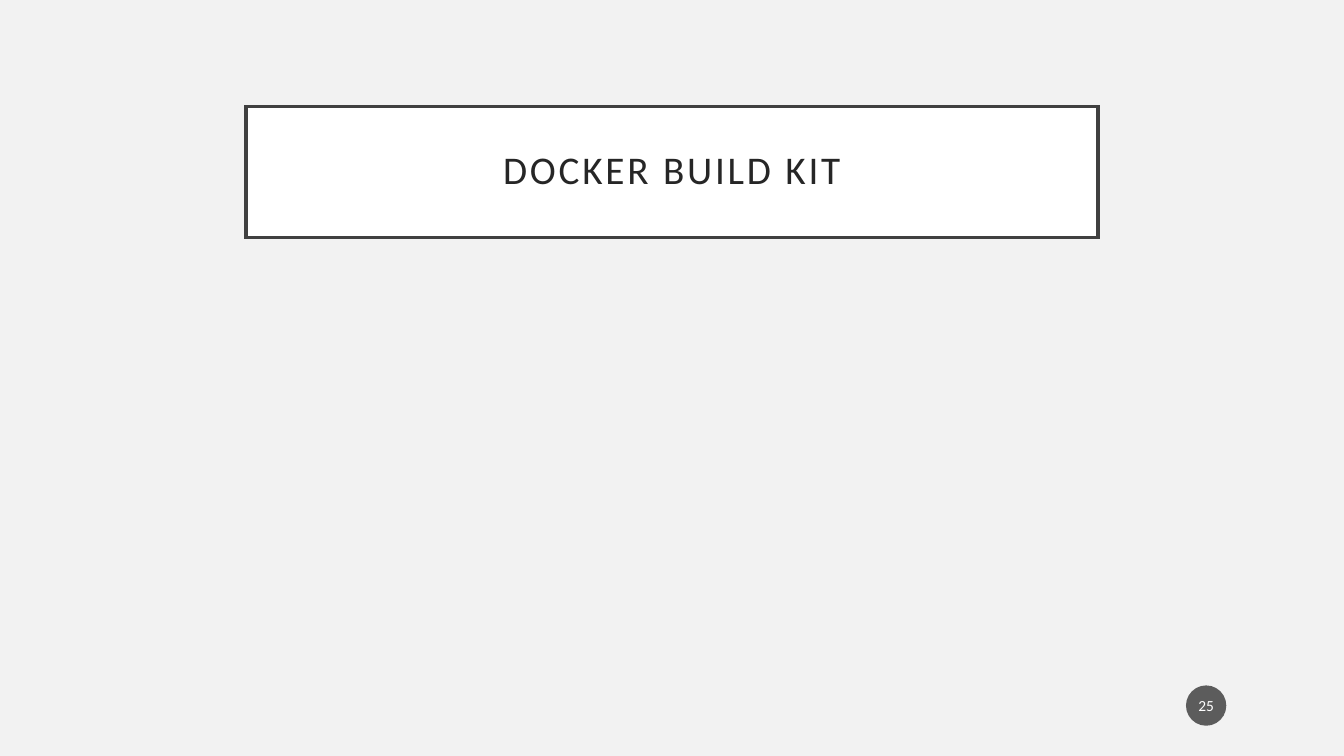
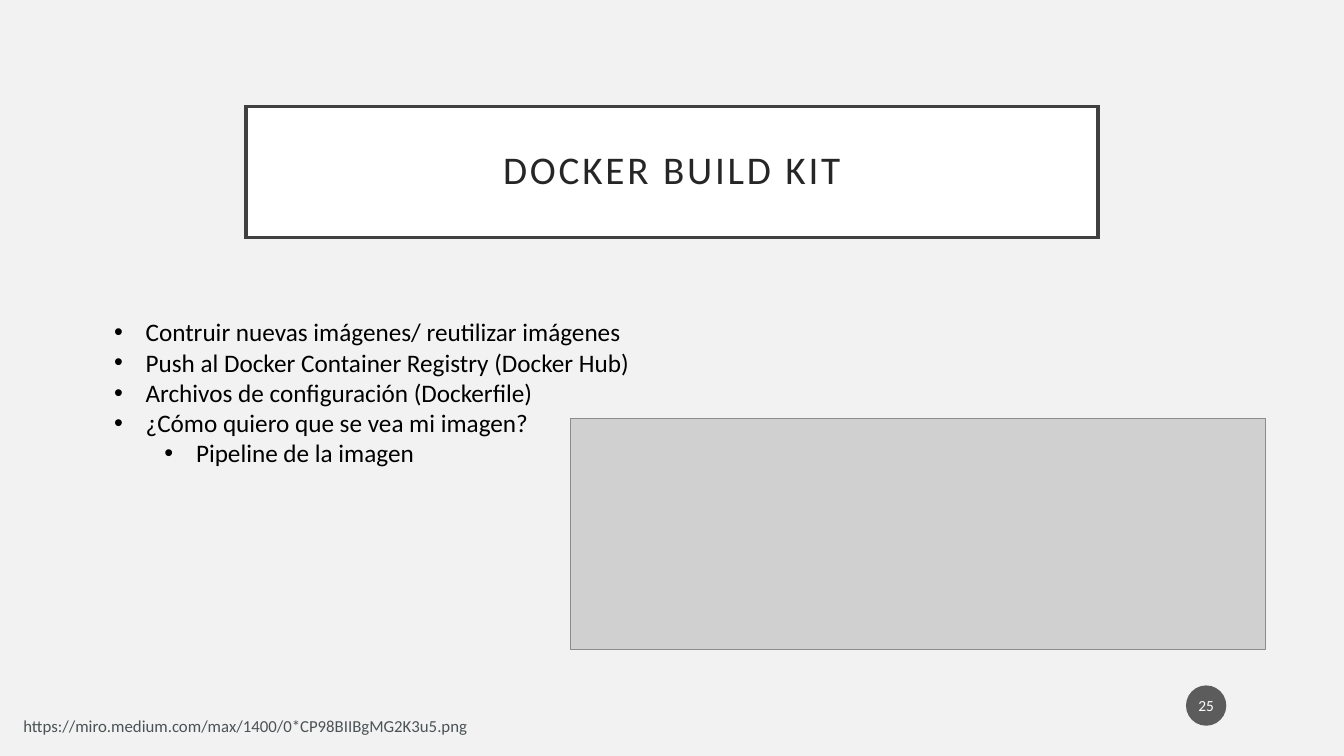
Before and after one commit to pablodevrzmz/python-docker-k8s-workshop, a slide deck: slide 25 of week 1/week_1_intro.pptx. Drawn at 1344x756 pixels with LibreOffice and Linux fonts; fonts in the diff are those of the drawing; grey boxes stand for pictures. Boxes give left, top, right and bottom in pixels: in the first picture for what was removed or moved away, otherwise in the second. Text is boxed around its words. In the diff, an @@ line names an element or a change of style, - is before the commit and + after.

```diff
--- a/week 1/week_1_intro.pptx
+++ b/week 1/week_1_intro.pptx
@@ text added at [146,323,629,467], 18 pt, text #000000 @@
+• Contruir nuevas imágenes/ reutilizar imágenes
+• Push al Docker Container Registry (Docker Hub)
+• Archivos de configuración (Dockerfile)
+• ¿Cómo quiero que se vea mi imagen?
+  • Pipeline de la imagen
@@ picture added at [571,418,1266,650] @@
@@ text added at [23,720,467,735], 12 pt, text #4A5356 @@
+https://miro.medium.com/max/1400/0*CP98BIIBgMG2K3u5.png
```
Also in this commit, not shown: 10 slides added, 6 other files.
